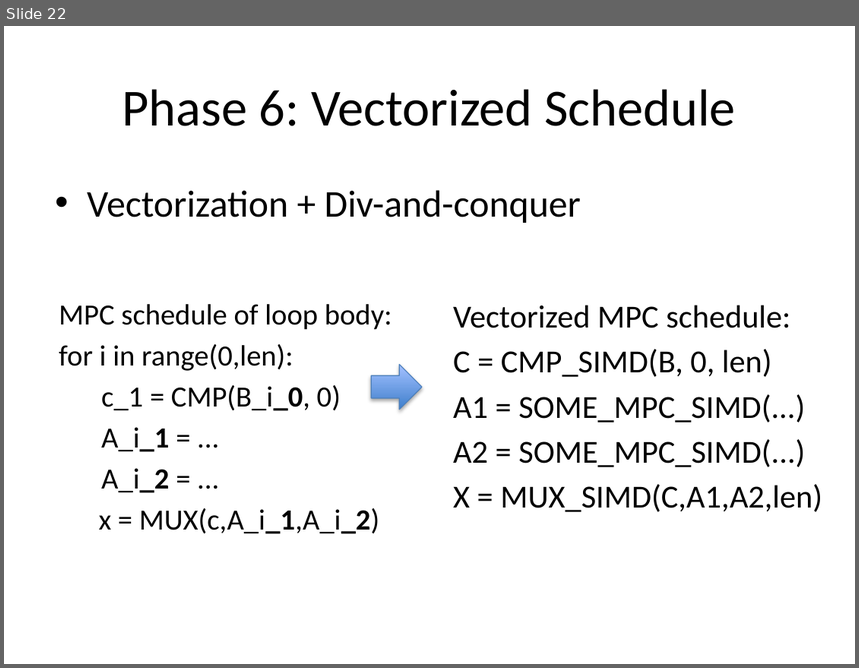
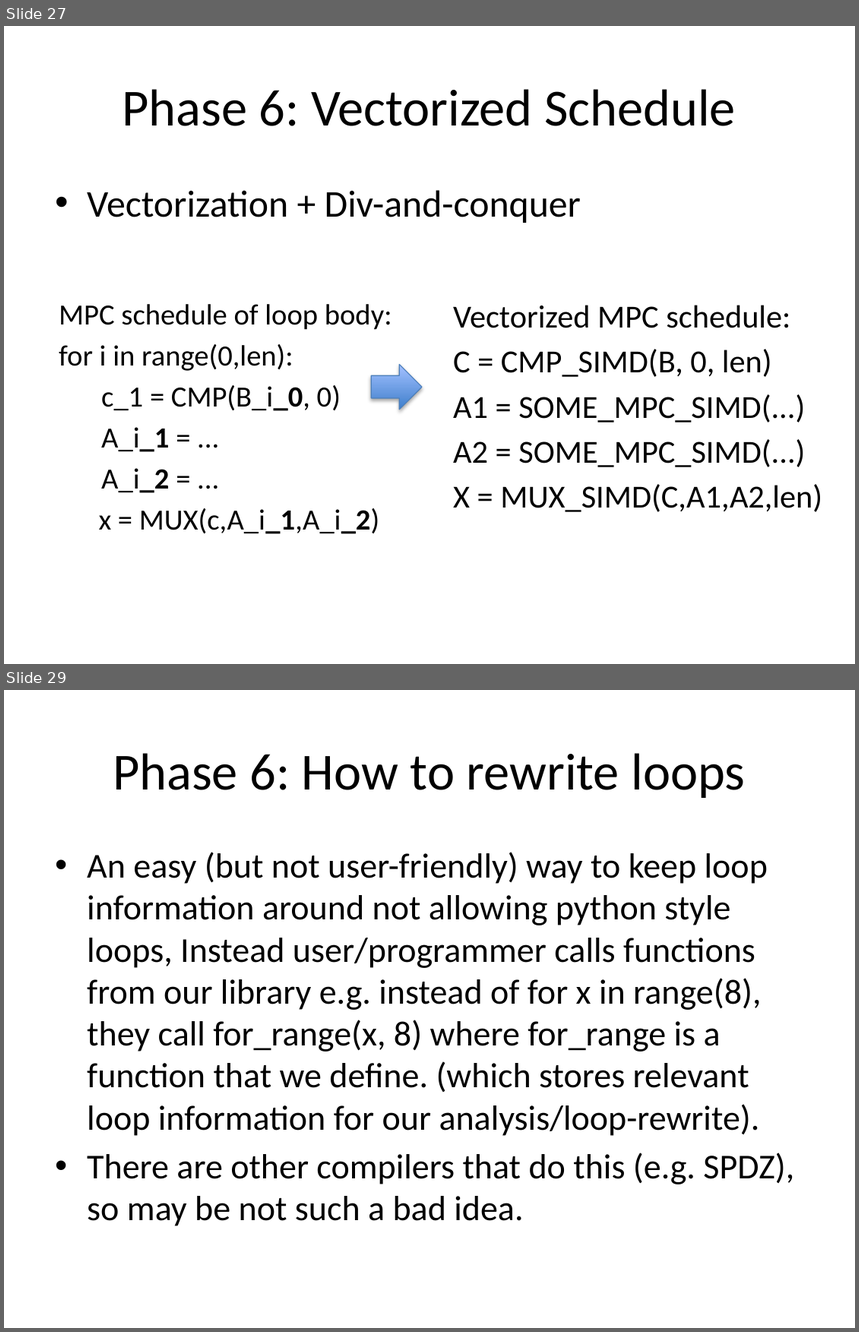
Before and after one commit to milana2/ParallelizationForMPC, a slide deck: MPC_Compiler_Misc_Notes.pptx. Shown one above the other, each under a label of ours: slide 22 before the commit, slides 27 and 29 after it; the slides between them are not shown. The pictures are 859x668 and 859x1332 pixels, drawn with LibreOffice and Linux fonts; fonts in the diff are those of the drawing. Boxes give left, top, right and bottom in pixels: in the first picture for what was removed or moved away, otherwise in the second. Text is boxed around its words. In the diff, an @@ line names an element or a change of style, - is before the commit and + after.

```diff
--- a/MPC_Compiler_Misc_Notes.pptx
+++ b/MPC_Compiler_Misc_Notes.pptx
@@ slide 29 added at bbox=[4, 690, 855, 1328], background #FFFFFF @@
@@ title added at bbox=[113, 753, 745, 798], 44 pt, text #000000 @@
+Phase 6: How to rewrite loops
@@ text added at bbox=[87, 852, 794, 1227], 29.6 pt, text #000000 @@
+• An easy (but not user-friendly) way to keep loop information around not allowing python style loops, Instead user/programmer calls functions from our library e.g. instead of for x in range(8), they call for_range(x, 8) where for_range is a function that we define. (which stores relevant loop information for our analysis/loop-rewrite).
+• There are other compilers that do this (e.g. SPDZ), so may be not such a bad idea.
@@ what was slide 22 is now slide 27 @@
```
Also in this commit, not shown: 6 slides changed, 6 other slides added.
